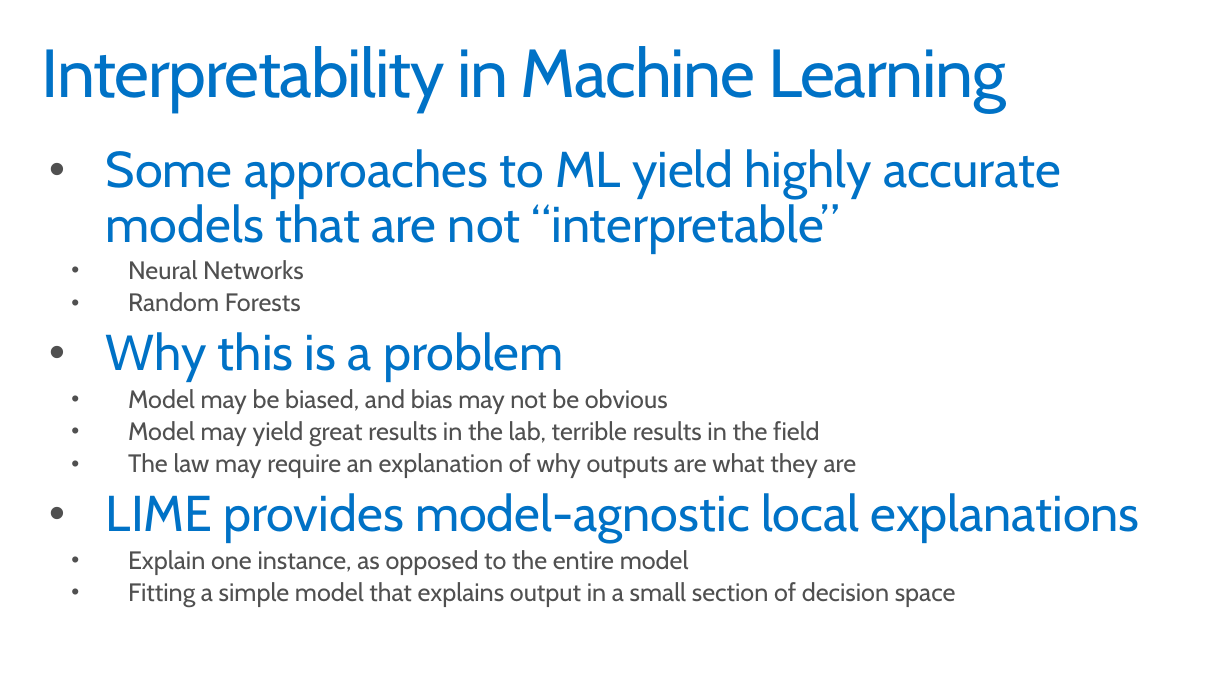
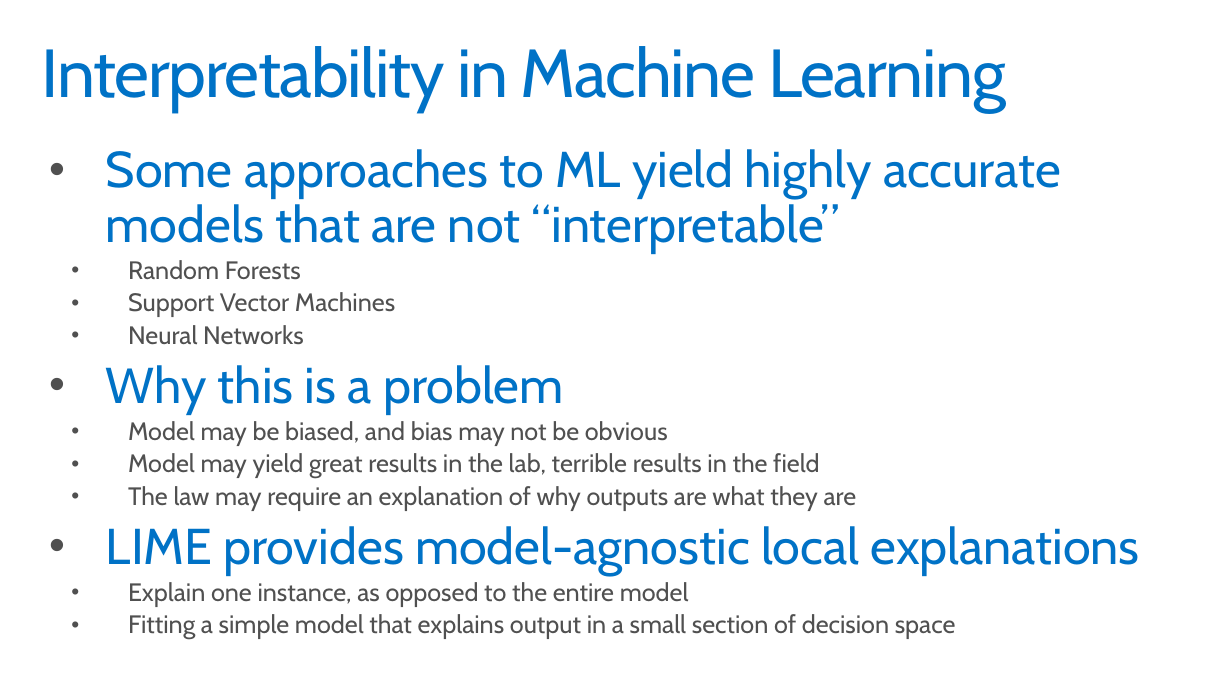
Before and after one commit to PKing70/LIMEaid, a slide deck: slide 2 of docs/Data515TechReview.pptx. Drawn at 1232x693 pixels with LibreOffice and Linux fonts; fonts in the diff are those of the drawing; background and template pictures are left out. Boxes give left, top, right and bottom in pixels: in the first picture for what was removed or moved away, otherwise in the second. Text is boxed around its words. In the diff, an @@ line names an element or a change of style, - is before the commit and + after.

Commit message:
Update to ppt

```diff
--- a/docs/Data515TechReview.pptx
+++ b/docs/Data515TechReview.pptx
@@ text at <box>128,260,395,317</box>: paragraphs added @@
+    • Random Forests
+    • Support Vector Machines
@@ text at <box>128,292,301,312</box>: paragraph removed @@
-    • Random Forests
```
